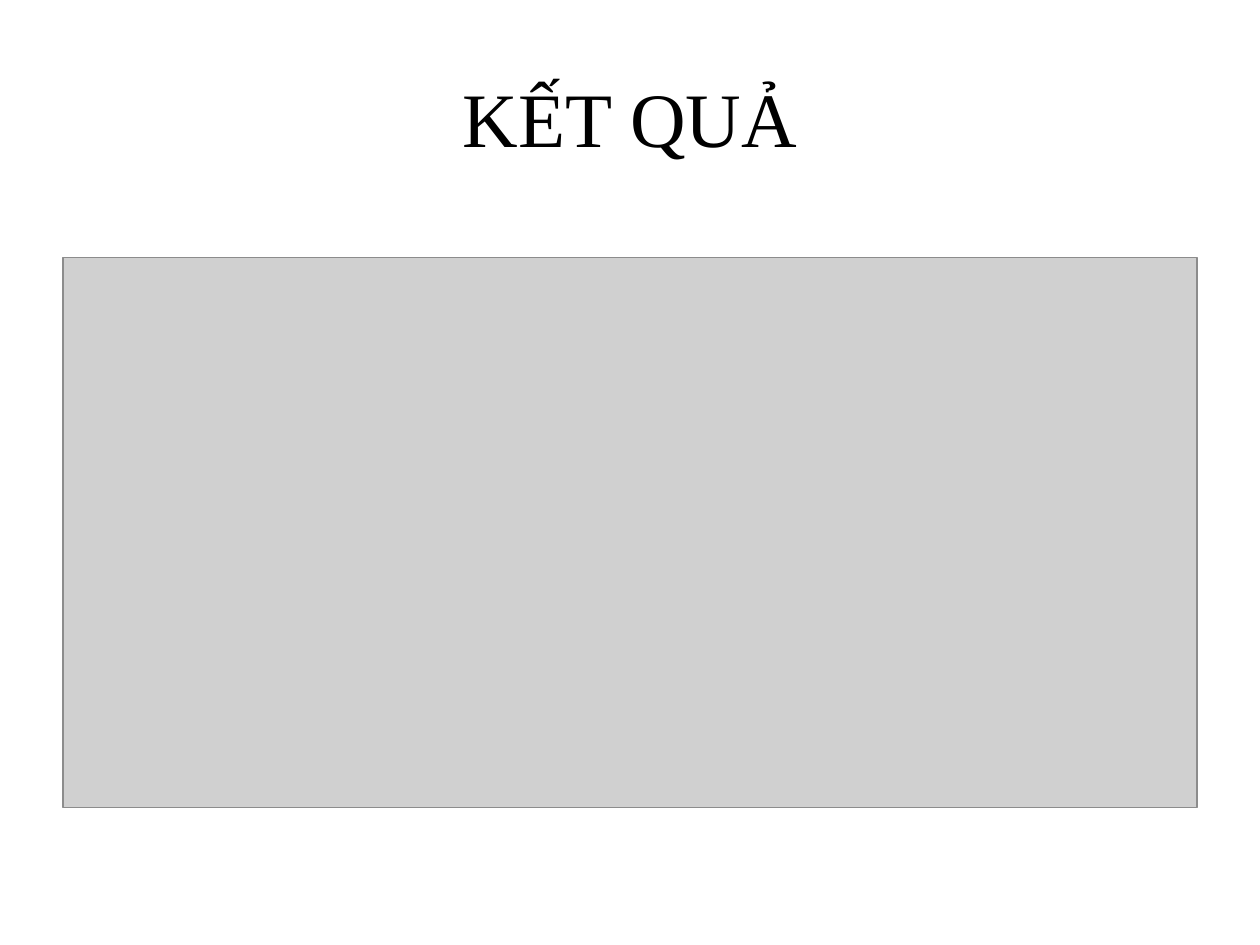
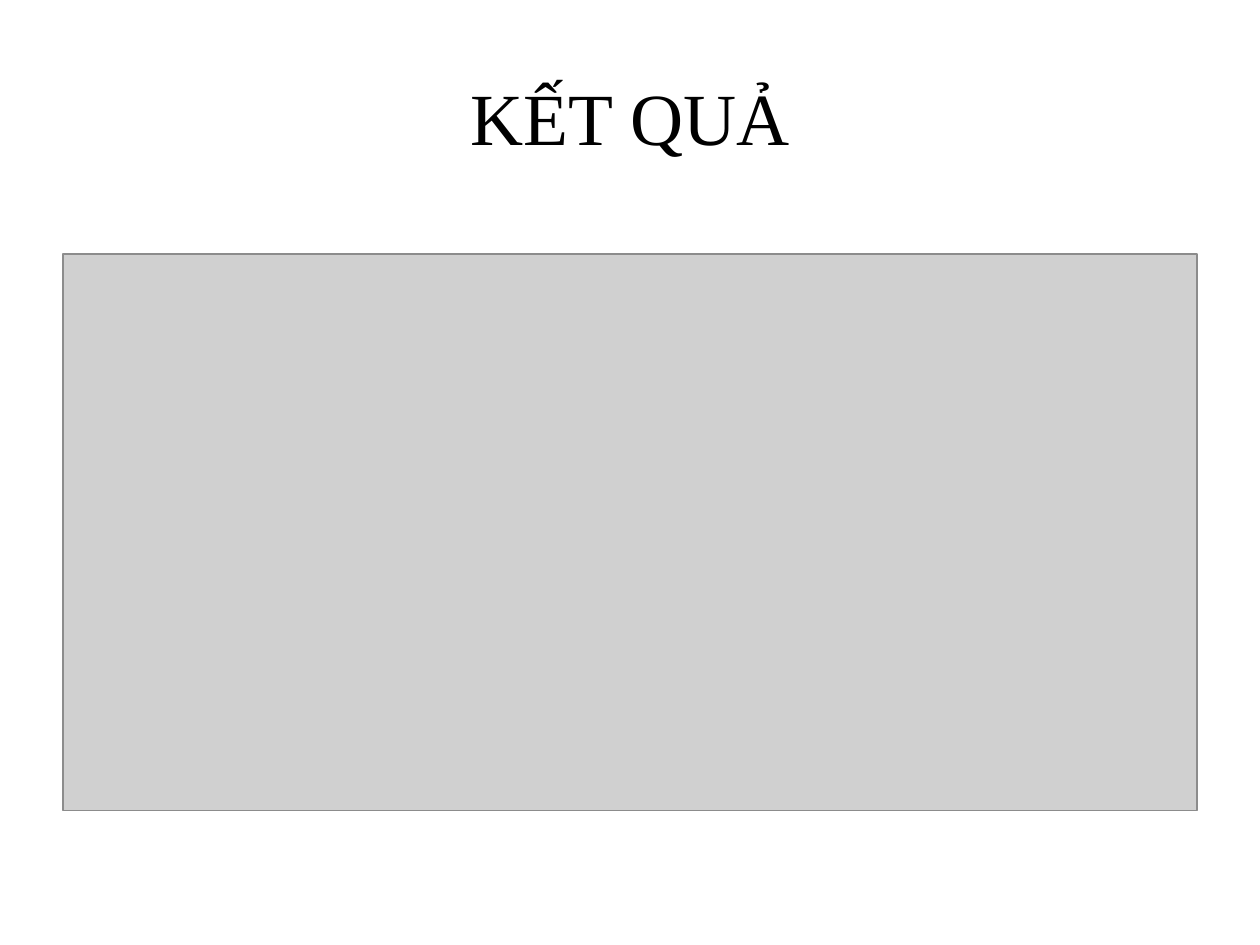
Before and after one commit to PVT961996/Web_VNLP, a slide deck: slide 20 of Khoaluan_doc/Bao_cao_khoa_hoc.pptx (slide 18 before the commit). Drawn at 1260x945 pixels with LibreOffice and Linux fonts; fonts in the diff are those of the drawing; grey boxes stand for pictures; background and template pictures are left out. Boxes give left, top, right and bottom in pixels: in the first picture for what was removed or moved away, otherwise in the second. Text is boxed around its words. In the diff, an @@ line names an element or a change of style, - is before the commit and + after.

```diff
--- a/Khoaluan_doc/Bao_cao_khoa_hoc.pptx
+++ b/Khoaluan_doc/Bao_cao_khoa_hoc.pptx
@@ title "KẾT QUẢ" at <box>470,88,789,157</box>: size 44 to 42 pt @@
@@ picture: place and size @@
-picture at <box>63,257,1197,806</box>
+picture at <box>63,255,1197,811</box>
```
Also in this commit, not shown: 18 other slides changed, 5 slides added, 1 slide removed, 15 other files.
